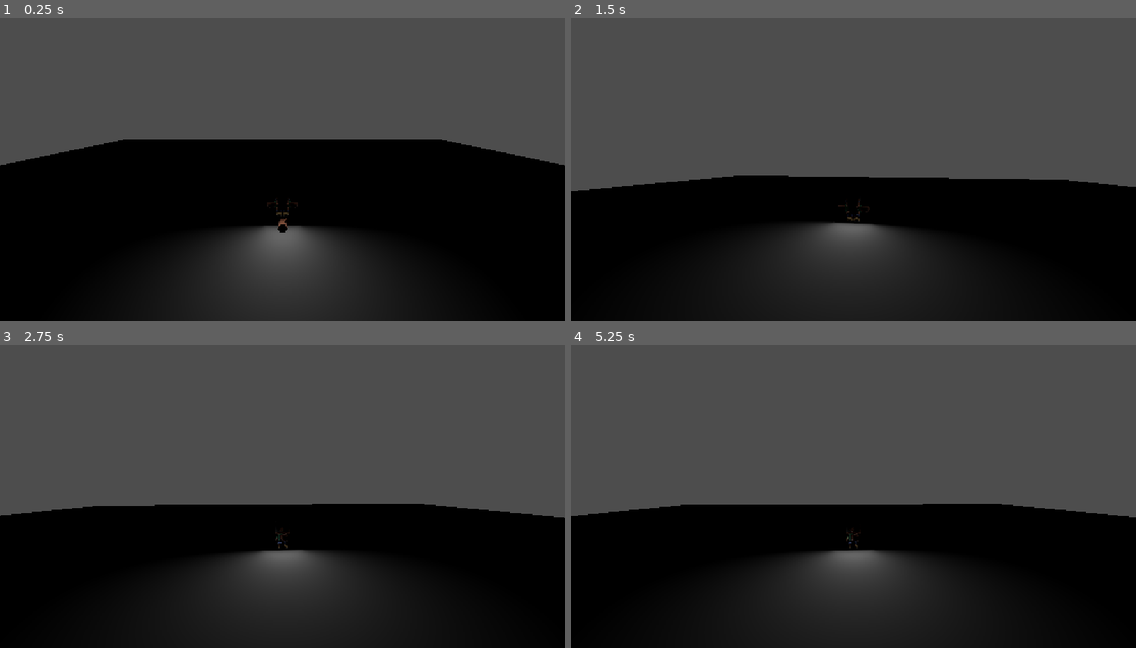
Above: before the commit, frames 1-4 (two rows, left to right).
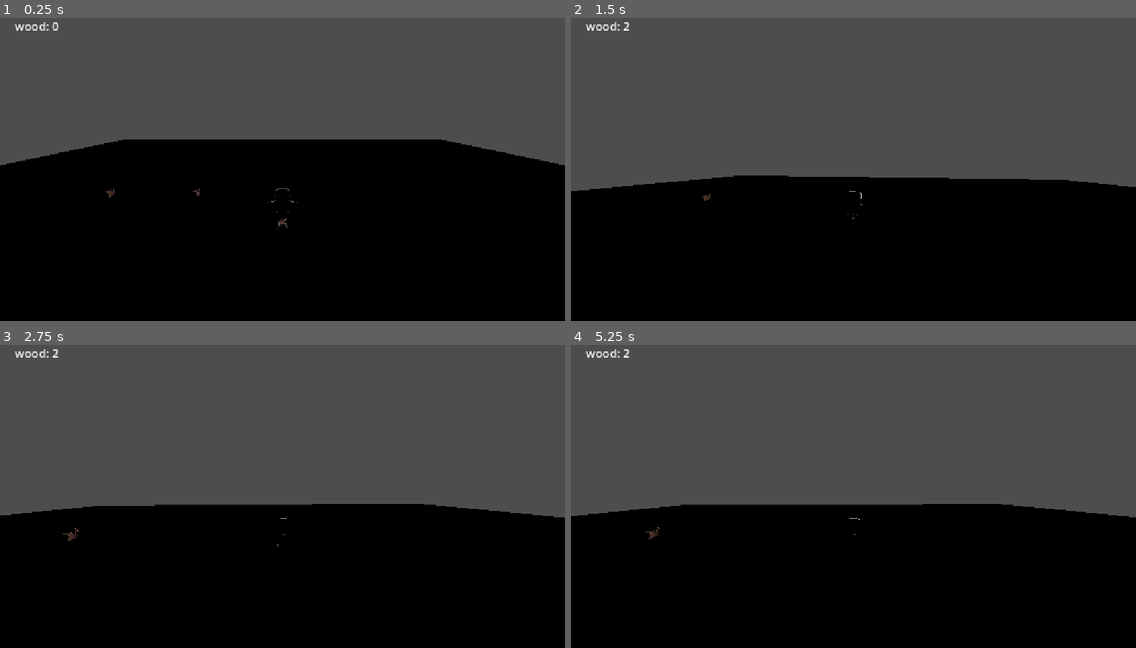
Above: after the commit, the same moments.

Repository: percyvisiy/ember1
Game: Godot game, scene res://Assets/scenes/game.tscn
The game is run twice, just before and just after one commit, with the same random seed, the same clock (stepped at 60 frames per second) and the same inputs.
Inputs (mouse positions are in pixels of both pictures, inside the frame that each line leads up to):
- Up to frame 1 (0.25 s): no input
- Up to frame 2 (1.5 s): tap Enter at 0.5 s; move the mouse to (881, 160) at 0.52 s; hold E (interact) 0.53-1.28 s; hold Up from 0.53 s (still down); tap Space at 1.25 s; move the mouse to (825, 163) at 1.27 s; tap E (interact) at 1.35 s
- Up to frame 3 (2.75 s): keep holding Up; tap Enter at 2 s; move the mouse to (293, 484) at 2.02 s; hold E (interact) from 2.03 s (still down); tap W (move_foward) at 2.1 s
- Up to frame 4 (5.25 s): keep holding Up; tap Space at 2.75, 4.25 s; move the mouse to (847, 493) at 2.77 s; release E (interact) at 2.78 s; tap Alt at 2.85 s; tap E (interact) at 3.05, 4.35 s; tap Enter at 3.5 s; move the mouse to (893, 493) at 3.52 s; hold E (interact) 3.53-4.28 s; tap Shift at 3.6 s; move the mouse to (808, 484) at 4.27 s; move the mouse to (859, 490) at 5.02 s; hold E (interact) from 5.03 s (still down)

The runs differ from the first frame. In frame 1, 11% of the frame differs, in the area x 2-70%, y 1-100%; in frame 2, 10%; in frame 3, 10%; in frame 4, 10%.

Commit message:
feat: add a working wood inventory and HUD
The player can now collect wood, keep track of the amount collected, and see the updated count on screen. The HUD listens for inventory changes and updates automatically.

Diff:
--- /dev/null
+++ b/Assets/Scripts/game.gd
@@ -0,0 +1,8 @@
+extends Node3D
+
+@onready var player = $player
+@onready var hud = $HUD
+
+func _ready() -> void:
+	player.inventory_changed.connect(hud.update_wood_count)
+	hud.update_wood_count(player.wood_count)
--- /dev/null
+++ b/Assets/Scripts/hud.gd
@@ -0,0 +1,6 @@
+extends CanvasLayer
+
+@onready var wood_counter: Label = $woodCounter
+
+func update_wood_count(amount: int) -> void:
+	wood_counter.text = "wood: " + str(amount)
--- a/Assets/Scripts/player.gd
+++ b/Assets/Scripts/player.gd
@@ -9,6 +9,8 @@
 
 var nearby_objects: Array[Node3D] = []
 var gravity: float = ProjectSettings.get_setting("physics/3d/default_gravity")
+var wood_count: int = 0
+signal inventory_changed(wood_count: int)
 
 func _ready() -> void:
 	interaction_area.area_entered.connect(_on_area_entered)
@@ -87,3 +89,8 @@
 		target.interact(self)
 	else:
 		nearby_objects.erase(target)
+
+func add_wood(amount: int) -> void:
+	wood_count += amount
+	inventory_changed.emit(wood_count)
+	print("wood: ", wood_count)
--- a/Assets/Scripts/wood.gd
+++ b/Assets/Scripts/wood.gd
@@ -1,4 +1,6 @@
 extends StaticBody3D
 func interact(_player: Node3D) -> void:
-	print("wood collected!")
+	if _player.has_method("add_wood"):
+		_player.add_wood(1)
+		print("collected 1 wood!")
 	queue_free()
--- a/Assets/scenes/game.tscn
+++ b/Assets/scenes/game.tscn
@@ -1,7 +1,9 @@
 [gd_scene format=3 uid="uid://dmobqecujmki"]
 
+[ext_resource type="Script" uid="uid://by0upr5f1bfdk" path="res://Assets/Scripts/game.gd" id="1_t7i2e"]
 [ext_resource type="PackedScene" uid="uid://bk2xckeb5b5km" path="res://Assets/scenes/player.tscn" id="1_xhv1s"]
 [ext_resource type="PackedScene" uid="uid://bbe3wwh72dpks" path="res://Assets/scenes/wood.tscn" id="2_ykwck"]
+[ext_resource type="Script" uid="uid://b34jxgy52in8f" path="res://Assets/Scripts/hud.gd" id="4_2baba"]
 
 [sub_resource type="BoxShape3D" id="BoxShape3D_4kxuq"]
 size = Vector3(30, 1, 30)
@@ -10,21 +12,49 @@
 size = Vector3(30, 1, 30)
 
 [node name="Game" type="Node3D" unique_id=845903344]
+script = ExtResource("1_t7i2e")
+
+[node name="DirectionalLight3D" type="DirectionalLight3D" parent="." unique_id=1381428]
 
 [node name="player" parent="." unique_id=1571294799 instance=ExtResource("1_xhv1s")]
 transform = Transform3D(-1, 0, -1.509958e-07, 0, 1, 0, 1.509958e-07, 0, -1, 0, 0, 0)
 
-[node name="AreaLight3D" type="AreaLight3D" parent="player" unique_id=1607717608]
-transform = Transform3D(-1, 0, 1.509958e-07, 0, 1, 0, -1.509958e-07, 0, -1, 0, 0, 0)
-
-[node name="StaticBody3D" type="StaticBody3D" parent="." unique_id=710799975]
+[node name="Ground" type="StaticBody3D" parent="." unique_id=710799975]
 transform = Transform3D(1, 0, 0, 0, 1, 0, 0, 0, 1, 0, -0.5, 0)
 
-[node name="CollisionShape3D" type="CollisionShape3D" parent="StaticBody3D" unique_id=1615371870]
+[node name="CollisionShape3D" type="CollisionShape3D" parent="Ground" unique_id=1615371870]
 shape = SubResource("BoxShape3D_4kxuq")
 debug_color = Color(0.29591334, 0.62853366, 0.07560585, 0.41960785)
 
-[node name="MeshInstance3D" type="MeshInstance3D" parent="StaticBody3D" unique_id=801621414]
+[node name="MeshInstance3D" type="MeshInstance3D" parent="Ground" unique_id=801621414]
 mesh = SubResource("BoxMesh_4kxuq")
 
-[node name="wood" parent="." unique_id=1300651947 instance=ExtResource("2_ykwck")]
+[node name="woods" type="Node3D" parent="." unique_id=58301821]
+
+[node name="wood3" parent="woods" unique_id=1300651947 instance=ExtResource("2_ykwck")]
+
+[node name="wood" parent="woods" unique_id=811610546 instance=ExtResource("2_ykwck")]
+transform = Transform3D(1, 0, 0, 0, 1, 0, 0, 0, 1, -12, 0, -12)
+
+[node name="wood4" parent="woods" unique_id=1651382981 instance=ExtResource("2_ykwck")]
+transform = Transform3D(1, 0, 0, 0, 1, 0, 0, 0, 1, 10, 0, -12)
+
+[node name="wood5" parent="woods" unique_id=889764765 instance=ExtResource("2_ykwck")]
+transform = Transform3D(1, 0, 0, 0, 1, 0, 0, 0, 1, -9, 0, -8)
+
+[node name="wood6" parent="woods" unique_id=104994420 instance=ExtResource("2_ykwck")]
+transform = Transform3D(1, 0, 0, 0, 1, 0, 0, 0, 1, 6, 0, 2)
+
+[node name="wood2" parent="woods" unique_id=1243214751 instance=ExtResource("2_ykwck")]
+transform = Transform3D(1, 0, 0, 0, 1, 0, 0, 0, 1, 3, 0, 2)
+
+[node name="HUD" type="CanvasLayer" parent="." unique_id=1312624596]
+script = ExtResource("4_2baba")
+
+[node name="woodCounter" type="Label" parent="HUD" unique_id=2116743468]
+offset_right = 40.0
+offset_bottom = 23.0
+offset_transform_enabled = true
+offset_transform_position = Vector2(30, 30)
+theme_override_font_sizes/font_size = 24
+text = "0"
Not shown, added: Assets/Scripts/game.gd.uid
Not shown, added: Assets/Scripts/hud.gd.uid
